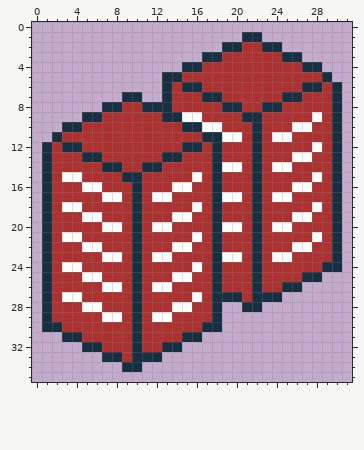
A pixel-art sprite gets an edit: Assets/AnimationImporter-master/Sprites/buildings 1.png. Above, as it was before the edit.
The file is 32x36 pixels.
After the commit:
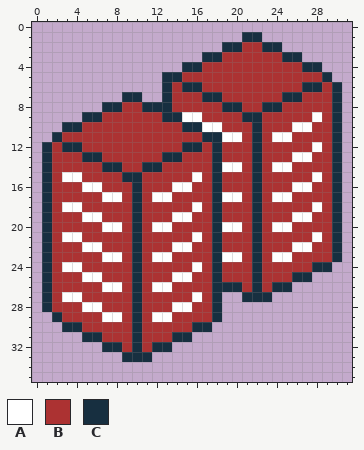
Palette (. is transparent): A #ffffff  B #ac3232  C #172f40
Diff:
The author changed colour B to colour C in row 24 at x 28; in row 25 at x 26; in row 26 at x 19 to 20 and 24; in row 27 at x 21; in row 29 at x 2; in row 30 at x 3 to 4 and 16.
The author changed colour B to colour C in row 31 at x 5 to 6 and 14; in row 32 at x 7 to 8 and 12; in row 33 at x 9.
The author cleared colour C in row 24 at x 30; in row 25 at x 28; in row 26 at x 26; in row 27 at x 19 to 20 and 24; in row 28 at x 21 to 22; in row 29 at x 1.
The author cleared colour C in row 30 at x 1 to 2 and 18; in row 31 at x 3 to 4 and 16; in row 32 at x 5 to 6 and 14; in row 33 at x 7 to 8 and 12; in row 34 at x 9 to 10.
